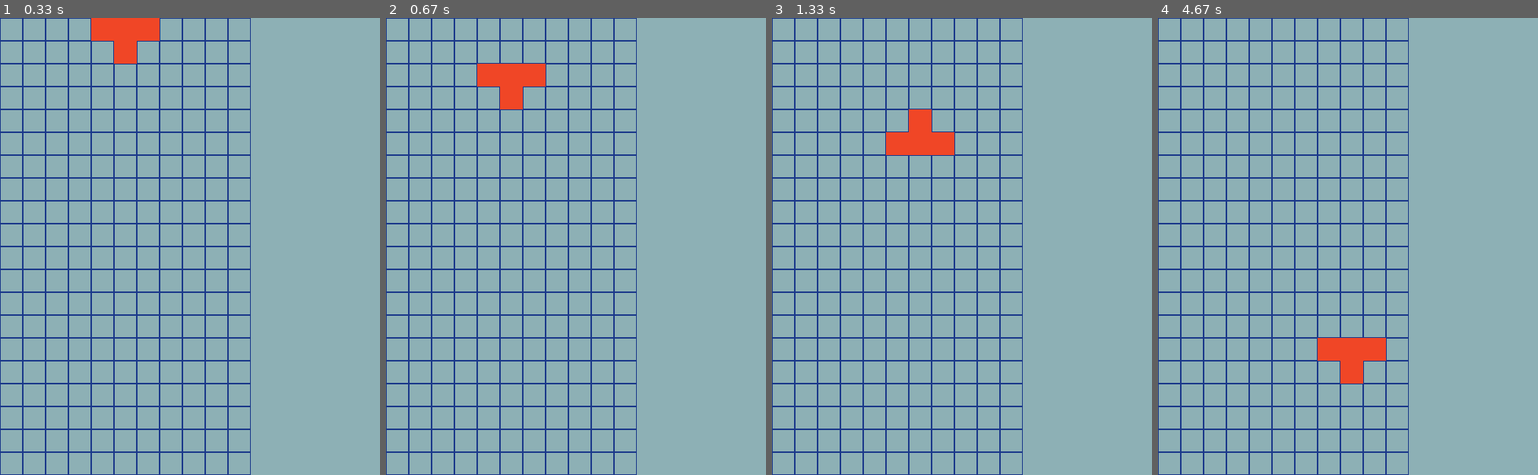
Above: before the commit, frames 1-4 (left to right).
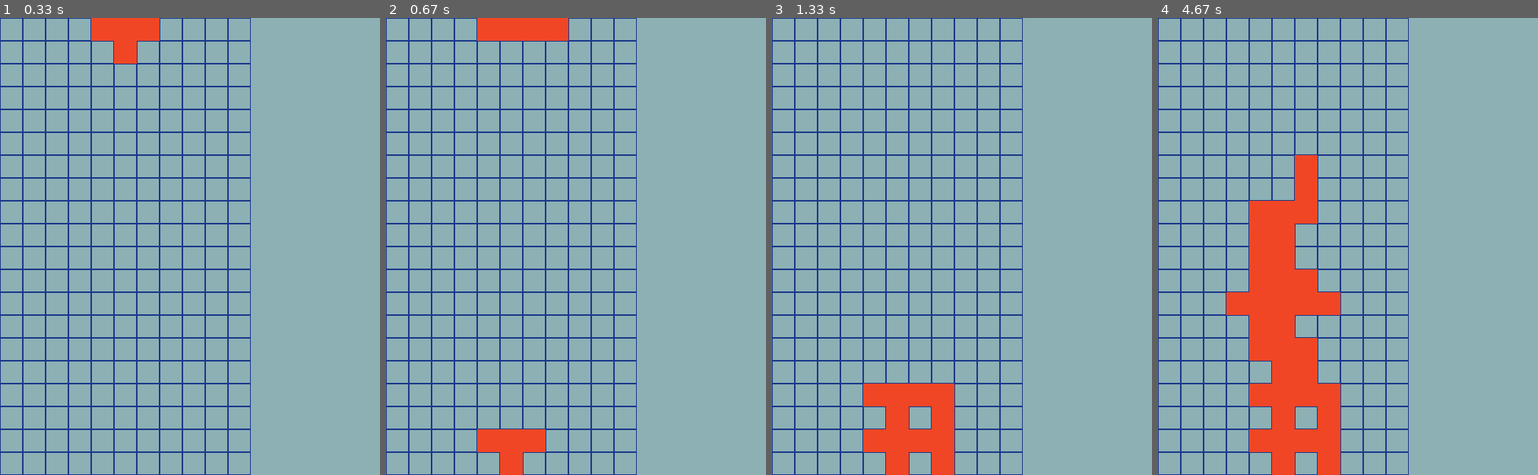
Above: after the commit, the same moments.

Repository: AngelHeart91/TetrisPygame
Game: pygame game, started from main.py
The game is run twice, just before and just after one commit, with the same random seed, the same clock (stepped at 60 frames per second) and the same inputs.
Inputs:
- Up to frame 1 (0.33 s): no input
- Up to frame 2 (0.67 s): tap Space at 0.33 s
- Up to frame 3 (1.33 s): hold W 0.67-1.13 s; hold Right 0.67-1.13 s; tap Space at 0.73, 1.03 s; tap W at 1.17 s
- Up to frame 4 (4.67 s): hold Right 1.5-1.97 s; tap Space at 1.57, 1.87, 2.07, 2.4, 2.7, 2.9, 3.2, 3.8, 4.1, 4.23, 4.63 s; hold Up 2-2.3 s; hold Right 2.33-2.8 s; hold Left 2.83-3.37 s; tap D at 3.4 s; hold Left 3.73-4.13 s; hold Up 4.17-4.53 s; hold Right from 4.57 s (still down)

Frame 1 is identical in both runs. In frame 2, 3.6% of the frame differs, in the area x 24-48%, y 0-100%; in frame 3, 4.8%; in frame 4, 12%, in the area x 18-60%, y 30-100%.

Commit message:
update bug from rotation and create new tetromino function

Diff:
--- a/game/grid.py
+++ b/game/grid.py
@@ -5,12 +5,15 @@
         self.nb_rows = 20
         self.nb_cols = 11
         self.cell_size = 30
+        self.cells = [[0 for _ in range(self.nb_cols)] for _ in range(self.nb_rows)]
 
     def draw_grid(self,screen):
         for i in range (0, self.nb_rows):
             for j in range (0, self.nb_cols):
                 rect_grid = pygame.Rect(j * self.cell_size, i * self.cell_size, self.cell_size, self.cell_size)
                 pygame.draw.rect(screen, '#1A388A', rect_grid,1)
+                if self.cells[i][j] != 0:
+                    pygame.draw.rect(screen, "#F04626", rect_grid)
 
     #testing the position of tetromino if he is in the end of grid -> return False
     def tetromino_position(self, tetromino, new_x, new_y):
@@ -25,4 +28,15 @@
                         return False
                     elif grid_x < 0:
                         return False
+                    elif self.cells[grid_y][grid_x] != 0:
+                        return False
         return True
+
+    def lock_tetromino(self, tetromino):
+        for i in range(len(tetromino.current)):
+            for j in range(len(tetromino.current[i])):
+                if tetromino.current[i][j] == 1:
+                    grid_y = tetromino.y + i
+                    grid_x = tetromino.x + j
+                    if 0 <= grid_y < self.nb_rows and 0 <= grid_x < self.nb_cols:
+                        self.cells[grid_y][grid_x] = 1
--- a/game/tetromino.py
+++ b/game/tetromino.py
@@ -1,5 +1,5 @@
 import random,pygame
-from shape import SHAPES
+from game.shape import SHAPES
 
 class Tetromino:
     def __init__(self):
--- a/main.py
+++ b/main.py
@@ -1,3 +1,5 @@
+from struct import pack_into
+
 import pygame, sys
 
 from game.grid import Grid
@@ -6,27 +8,34 @@
 pygame.init()
 screen = pygame.display.set_mode((500, 600))    #screen display size
 pygame.display.set_caption('Tetrice')
-clock = pygame.time.Clock()
+fps = pygame.time.Clock()
 
 game_on = True
 grid = Grid()
 tetromino = Tetromino()
 
-last_fall_time = 0
-fall_delay = 300  # en millisecondes
+print(len(tetromino.current))
+
+fall_timer = 0
+fall_delay = normal_delay = 500    # en millisecondes
+fast_fall_delay = 150
 
 while game_on:
-    clock.tick(60)
+    dt = fps.tick(60)
+    keys = pygame.key.get_pressed()
     screen.fill('#8DB0B5')
     grid.draw_grid(screen)
     tetromino.draw_tetromino(screen, grid.cell_size)
     # add a tempo for tetromino fall down more slowly
-    current_time = pygame.time.get_ticks()
-    if current_time - last_fall_time > fall_delay:
+
+    fall_timer += dt
+    while fall_timer >= fall_delay:
         if grid.tetromino_position(tetromino, tetromino.x, tetromino.y + 1):
             tetromino.move_down()
-        last_fall_time = current_time
-
+        else:
+            grid.lock_tetromino(tetromino)
+            tetromino = Tetromino()
+        fall_timer -= fall_delay
     for event in pygame.event.get():
         if event.type == pygame.QUIT:
             game_on = False
@@ -39,5 +48,13 @@
                 if grid.tetromino_position(tetromino, tetromino.x + 1, tetromino.y):
                     tetromino.move_right()
             elif event.key == pygame.K_UP or event.key == pygame.K_w:
-                   tetromino.rotate()
+                old_rotation = tetromino.rotation
+                old_current = tetromino.current
+                tetromino.rotate()
+                if not grid.tetromino_position(tetromino, tetromino.x, tetromino.y):
+                    tetromino.rotation = old_rotation
+                    tetromino.current = old_current
+            elif event.key == pygame.K_SPACE:
+                while grid.tetromino_position(tetromino, tetromino.x, tetromino.y + 1):
+                    tetromino.move_down()
     pygame.display.update()
Renamed: shape.py -> game/shape.py
